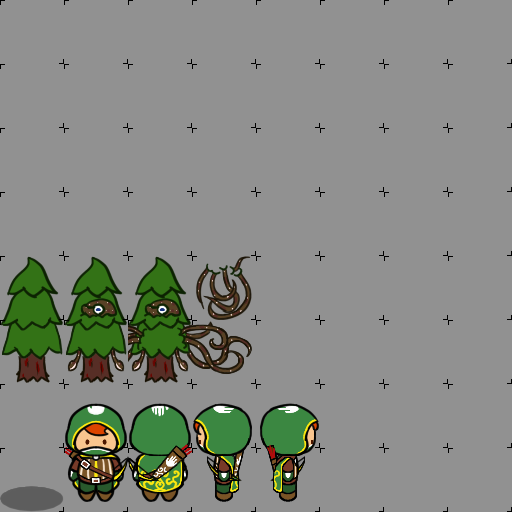
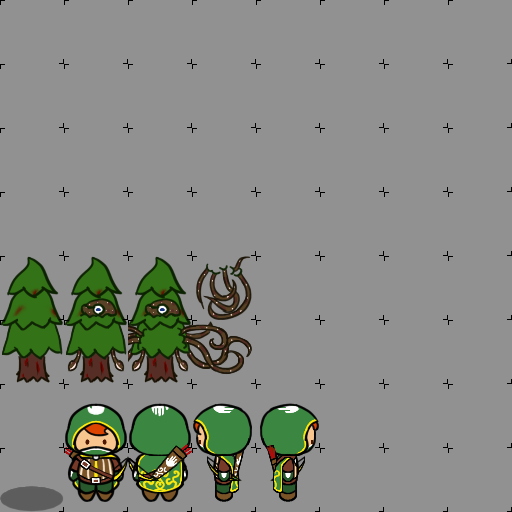
The second w=512, h=512 image is a revision of the first. Changes to its layers:
painted on "base color" (5th of 8, in "squid tree") over [left=12, top=287, right=121, bottom=319]
moved "tree squid alert" above "squid tree murder" over [left=12, top=287, right=185, bottom=319]
painted on "base color" (6th of 8, in "tree squid alert") over [left=12, top=287, right=185, bottom=319]
painted on "base color" (7th of 8, in "squid tree murder") over [left=12, top=287, right=185, bottom=319]
